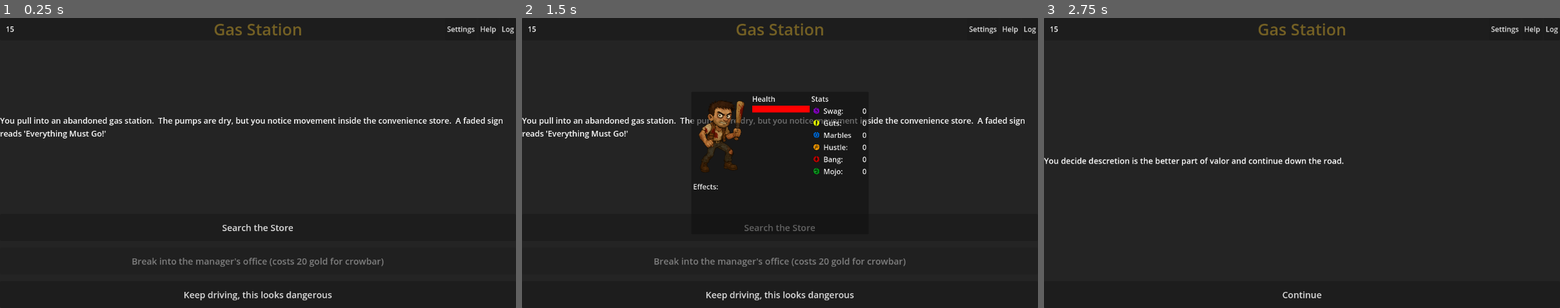
Above: before the commit, frames 1-3 (left to right).
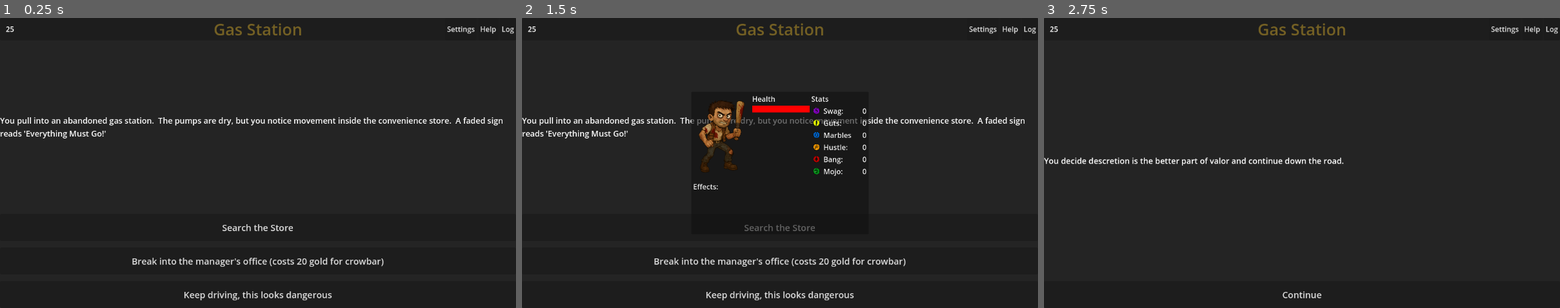
Above: after the commit, the same moments.

Repository: NastyDrac/grind
Game: Godot game, scene res://Scenes/run_manager.tscn
Two runs of this game, one before a commit and one after it. Both use one fixed random seed, a clock stepped at 60 frames per second and the inputs below. The project has no main scene, so this scene is started directly. The engine's default icon, where the game draws it, is replaced by a stand-in: a white triangle on a blue panel in a dark square.
Inputs:
- Up to frame 1 (0.25 s): no input
- Up to frame 2 (1.5 s): click "Log" at 0.5 s; click "Search the Store" at 1.25 s
- Up to frame 3 (2.75 s): click "Keep driving, this looks dang…" at 2 s

The runs differ from the first frame. In frame 1, 0.5% of the frame differs, in the area x 1-75%, y 2-86%; in frame 2, 0.5%; in frame 3, less than 0.1%.

Commit message:
game loop
core game loop established.  Win conditions created.  Removed a bunch of useless art assets

Diff:
--- a/Cards/brick_toss.tres
+++ b/Cards/brick_toss.tres
@@ -7,7 +7,7 @@
 
 [sub_resource type="Resource" id="Resource_xhgn2"]
 script = ExtResource("2_8fbks")
-formula = "3"
+formula = "1+hustle"
 metadata/_custom_type_script = "uid://cgrxhw8vqenhu"
 
 [sub_resource type="Resource" id="Resource_0105s"]
--- a/Characters/regalur_guy.tres
+++ b/Characters/regalur_guy.tres
@@ -95,6 +95,5 @@
 character_image = ExtResource("1_8k2ij")
 max_health = SubResource("Resource_sjutl")
 stats = Array[ExtResource("1_8ety0")]([SubResource("Resource_8ety0"), SubResource("Resource_82thg"), SubResource("Resource_ml0kd"), SubResource("Resource_o2qd2"), SubResource("Resource_8k2ij"), SubResource("Resource_dvkhi")])
-gold = 15
 special_effects = Array[ExtResource("4_rw86x")]([SubResource("Resource_x6t1t")])
 metadata/_custom_type_script = "uid://dpayg0f6j5y2n"
--- /dev/null
+++ b/Enemies/bloater.tres
@@ -0,0 +1,19 @@
+[gd_resource type="Resource" script_class="EnemyData" load_steps=6 format=3 uid="uid://2omyroag2mcs"]
+
+[ext_resource type="Script" uid="uid://b1ogi3xh5xakp" path="res://Scripts/condition.gd" id="1_ta775"]
+[ext_resource type="Script" uid="uid://tnxg66jw03v3" path="res://Scripts/enemy_data.gd" id="1_xh5ad"]
+[ext_resource type="Script" uid="uid://bgw241a265wyo" path="res://Scripts/bloated.gd" id="2_humab"]
+[ext_resource type="Texture2D" uid="uid://4hxb8t3bka1x" path="res://Art/bloater.png" id="4_humab"]
+
+[sub_resource type="Resource" id="Resource_pheru"]
+script = ExtResource("2_humab")
+stacks = 5
+metadata/_custom_type_script = "uid://bgw241a265wyo"
+
+[resource]
+script = ExtResource("1_xh5ad")
+enemy_name = "Bloater"
+texture = ExtResource("4_humab")
+max_health = 15
+conditions = Array[ExtResource("1_ta775")]([SubResource("Resource_pheru")])
+metadata/_custom_type_script = "uid://tnxg66jw03v3"
--- a/Enemies/crawler.tres
+++ b/Enemies/crawler.tres
@@ -1,7 +1,7 @@
 [gd_resource type="Resource" script_class="EnemyData" load_steps=3 format=3 uid="uid://bfr5bliq5oiih"]
 
 [ext_resource type="Script" uid="uid://tnxg66jw03v3" path="res://Scripts/enemy_data.gd" id="1_8vfdf"]
-[ext_resource type="Texture2D" uid="uid://c50c16qnyv3tl" path="res://Art/png/male/Walk (1).png" id="2_2orq7"]
+[ext_resource type="Texture2D" uid="uid://c50c16qnyv3tl" path="res://Art/Walk (1).png" id="2_2orq7"]
 
 [resource]
 script = ExtResource("1_8vfdf")
--- a/Scenes/run_manager.tscn
+++ b/Scenes/run_manager.tscn
@@ -17,6 +17,8 @@
 [ext_resource type="Resource" uid="uid://ctuj8hs6x6q5q" path="res://events/gas_station.tres" id="11_rqa6y"]
 [ext_resource type="PackedScene" uid="uid://dc08wv3l8mie2" path="res://Scenes/character_sheet.tscn" id="12_4nan2"]
 [ext_resource type="Resource" uid="uid://byxygfcotqt5s" path="res://Enemies/runner.tres" id="15_dic3b"]
+[ext_resource type="Resource" uid="uid://2omyroag2mcs" path="res://Enemies/bloater.tres" id="16_tvxjp"]
+[ext_resource type="Script" uid="uid://dbrkkfbjmvvar" path="res://Scripts/defeat_x_enemies.gd" id="17_boem8"]
 
 [sub_resource type="Resource" id="Resource_obnx0"]
 script = ExtResource("4_6jyer")
@@ -42,10 +44,15 @@
 actions = Array[ExtResource("3_xomdp")]([SubResource("Resource_fqwpn")])
 metadata/_custom_type_script = "uid://0gsjrx47no8b"
 
+[sub_resource type="Resource" id="Resource_hl081"]
+script = ExtResource("17_boem8")
+metadata/_custom_type_script = "uid://dbrkkfbjmvvar"
+
 [node name="RunManager" type="Node2D"]
 script = ExtResource("1_u1n32")
 deck = Array[ExtResource("2_0y178")]([ExtResource("3_obnx0"), ExtResource("4_rqa6y"), ExtResource("5_fqwpn"), ExtResource("6_df7m0"), ExtResource("7_0c4k1"), SubResource("Resource_4nan2")])
 character = ExtResource("7_712fo")
 character_sheet_scene = ExtResource("12_4nan2")
-horde = Array[ExtResource("8_obnx0")]([ExtResource("8_qhjl3"), ExtResource("8_qhjl3"), ExtResource("8_qhjl3"), ExtResource("15_dic3b"), ExtResource("15_dic3b")])
+horde = Array[ExtResource("8_obnx0")]([ExtResource("8_qhjl3"), ExtResource("15_dic3b"), ExtResource("16_tvxjp")])
+win_condition = SubResource("Resource_hl081")
 available_events = Array[ExtResource("10_obnx0")]([ExtResource("11_rqa6y")])
--- /dev/null
+++ b/Scripts/bloated.gd
@@ -0,0 +1,38 @@
+extends Condition
+class_name Bloated
+
+func apply_condition(who : Enemy, condition : Condition):
+	enemy = who
+
+	# Check if enemy already has this type of condition
+	var existing_bloated = _get_existing_bloated(who)
+
+	if existing_bloated == null:
+		# Enemy doesn't have bloated yet, add new instance
+		var new_bloated = self.duplicate(true)
+		new_bloated.enemy = who
+		new_bloated.stacks = condition.stacks
+		who.condition.append(new_bloated)
+
+		# Connect to enemy_dies signal for this new instance
+		Global.enemy_dies.connect(new_bloated.on_enemy_dies)
+	else:
+		# Enemy already has bloated, add stacks
+		existing_bloated.stacks += condition.stacks
+
+func _get_existing_bloated(who: Enemy) -> Bloated:
+	for each_condition in who.condition:
+		if each_condition is Bloated:
+			return each_condition
+	return null
+
+func on_enemy_dies(dying_enemy: Enemy):
+	# Check if this is the enemy with the bloated condition
+	if dying_enemy == enemy:
+		# Check if the enemy is at range 1
+		if dying_enemy.current_range == 1:
+			# Deal damage to the player based on stacks
+			Global.enemy_attacks_player.emit(dying_enemy, stacks)
+
+		# Disconnect the signal since the enemy is dead
+		Global.enemy_dies.disconnect(on_enemy_dies)
--- a/Scripts/character.gd
+++ b/Scripts/character.gd
@@ -87,7 +87,6 @@
 
 func set_health_bar():
 	if health_bar:
-		print(str(health) + "/" + str(character_data.max_health.calculate(self)))
 		health_bar.max_value = character_data.max_health.calculate(self)
 		health_bar.value = max(0, health)
 
--- a/Scripts/character_data.gd
+++ b/Scripts/character_data.gd
@@ -6,5 +6,5 @@
 @export var max_health : ValueCalculator
 var current_health : int
 @export var stats : Array[Stat]
-@export var gold : int = 10
+@export var gold : int = 25
 @export var special_effects : Array[Condition] = []
--- /dev/null
+++ b/Scripts/defeat_all_enemies.gd
@@ -0,0 +1,40 @@
+extends WinCondition
+class_name DefeatAllEnemies
+
+## Win by defeating all enemies in a specific list
+## No new enemies spawn - you must defeat the predetermined wave
+
+@export var enemy_wave: Array[EnemyData] = []  # Specific enemies to spawn
+@export var spawn_range: int = 5
+
+var total_enemies: int = 0
+var enemies_defeated: int = 0
+
+func _setup() -> void:
+	# Spawn all enemies from the wave
+	total_enemies = enemy_wave.size()
+
+	if run_manager and run_manager.range_manager:
+		for enemy_data in enemy_wave:
+			run_manager.range_manager.spawn_enemy(enemy_data, spawn_range)
+
+	# Connect to enemy death signal
+	Global.enemy_dies.connect(_on_enemy_died)
+
+func _on_enemy_died(enemy: Enemy) -> void:
+	enemies_defeated += 1
+
+	# Check if all enemies are defeated
+	if check_win_condition():
+		run_manager.on_combat_won()
+
+func check_win_condition() -> bool:
+	# Win when all enemies are defeated
+	return enemies_defeated >= total_enemies and total_enemies > 0
+
+func get_progress_text() -> String:
+	return "Enemies Remaining: %d/%d" % [total_enemies - enemies_defeated, total_enemies]
+
+func cleanup() -> void:
+	if Global.enemy_dies.is_connected(_on_enemy_died):
+		Global.enemy_dies.disconnect(_on_enemy_died)
--- /dev/null
+++ b/Scripts/defeat_x_enemies.gd
@@ -0,0 +1,31 @@
+extends WinCondition
+class_name DefeatXEnemies
+
+## Win by defeating X enemies
+## Enemies spawn when player plays cards (via card_cost system)
+## This win condition only tracks kills - it doesn't spawn enemies
+
+@export var enemies_to_defeat: int = 10
+
+var enemies_defeated: int = 0
+
+func _setup() -> void:
+	# Connect to enemy death signal
+	Global.enemy_dies.connect(_on_enemy_died)
+
+func _on_enemy_died(enemy: Enemy) -> void:
+	enemies_defeated += 1
+
+	# Check if we've won
+	if check_win_condition():
+		run_manager.on_combat_won()
+
+func check_win_condition() -> bool:
+	return enemies_defeated >= enemies_to_defeat
+
+func get_progress_text() -> String:
+	return "Enemies Defeated: %d/%d" % [enemies_defeated, enemies_to_defeat]
+
+func cleanup() -> void:
+	if Global.enemy_dies.is_connected(_on_enemy_died):
+		Global.enemy_dies.disconnect(_on_enemy_died)
--- a/Scripts/enemy.gd
+++ b/Scripts/enemy.gd
@@ -10,7 +10,7 @@
 var movement_speed : float = 10.0
 var selectable : bool = false
 var is_targeted : bool = false
-
+var conditions : Array[Condition] = []
 
 signal enemy_attack_player(enemy : Enemy, damage : int)
 signal enemy_moved(enemy : Enemy, old_range : int, new_range : int)
@@ -46,6 +46,9 @@
 	sprite.texture = data.texture
 	resize_collision_shape()
 	set_health_bar()
+	if data.conditions and data.conditions.size() > 0:
+		for condition in data.conditions:
+			condition.apply_condition(self, condition)
 
 func take_damgage(amount : int):
 	current_health -= amount
@@ -70,7 +73,8 @@
 
 	# Otherwise, move closer
 	var old_range = current_range
-	current_range = max(0, current_range - data.move_speed)
+	# FIX: Changed max(0, ...) to max(1, ...) to prevent enemies from reaching range 0
+	current_range = max(1, current_range - data.move_speed)
 
 	# Get new target position from range manager
 	if range_manager:
--- a/Scripts/enemy_data.gd
+++ b/Scripts/enemy_data.gd
@@ -8,3 +8,4 @@
 @export var damage : int = 1
 @export var move_speed : int = 1
 @export var attack_range : int = 1
+@export var conditions : Array[Condition] = []
--- a/Scripts/event.gd
+++ b/Scripts/event.gd
@@ -102,11 +102,13 @@
 		return
 
 	# Apply gold changes
+	print(run_manager.character.gold)
 	if option.gold_cost > 0:
-		run_manager.gold -= option.gold_cost
+		run_manager.character.gold -= option.gold_cost
+		print(run_manager.character.gold)
 	if option.gold_reward > 0:
 		run_manager.character.gold += option.gold_reward
-
+	run_manager.ui_bar.set_gold()
 	# Apply health changes
 	if option.health_change != 0:
 		run_manager.character.current_health += option.health_change
@@ -114,9 +116,9 @@
 		run_manager.character.current_health = clamp(
 			run_manager.character.current_health,
 			0,
-			run_manager.character.max_health
+			run_manager.character.max_health.calculate(run_manager.player)
 		)
-
+	run_manager.ui_bar.hp_label
 	# Add cards to deck
 	for card in option.cards_to_add:
 		run_manager.deck.append(card)
--- a/Scripts/item_dropper.gd
+++ b/Scripts/item_dropper.gd
@@ -12,6 +12,8 @@
 		player = who
 
 		# Connect to enemy death signal when condition is applied
+		if Global.enemy_dies.is_connected(_on_enemy_death):
+			return
 		Global.enemy_dies.connect(_on_enemy_death)
 
 
--- a/Scripts/run_manager.gd
+++ b/Scripts/run_manager.gd
@@ -21,6 +21,10 @@
 @export var initial_enemy_count : int = 3
 @export var initial_spawn_range : int = 5
 @export var horde : Array[EnemyData]
+
+# Win condition system
+@export var win_condition: WinCondition  # Assign in inspector or set in code
+var current_win_condition: WinCondition = null
 
 # Event system
 @export var available_events: Array[EventData] = []  # Pool of events to choose from
@@ -81,7 +85,38 @@
 	create_card_handler()
 	ui_bar.set_health()
 
+	# Initialize win condition
+	setup_win_condition()
+
+func setup_win_condition():
+	"""Initialize the win condition for this combat"""
+	if win_condition:
+		# Create a fresh instance of the win condition
+		current_win_condition = win_condition.duplicate(true)
+		current_win_condition.initialize(self)
+
+		# Update UI if it has a method to show win condition
+		if ui_bar and ui_bar.has_method("set_win_condition"):
+			ui_bar.set_win_condition(current_win_condition)
+	else:
+		push_warning("No win condition set! Combat will not have a win condition.")
+
 func spawn_initial_enemies():
+	"""
+	Only spawn initial enemies if the win condition doesn't handle spawning itself.
+	For example, DefeatAllEnemies spawns its own wave.
+	"""
+	# Check if win condition handles its own spawning
+	if current_win_condition is DefeatAllEnemies:
+		# DefeatAllEnemies spawns its own wave, skip initial spawn
+		return
+
+	if current_win_condition is SurviveXTurns:
+		# SurviveXTurns spawns enemies each turn, but we might want some initial enemies
+		# You can customize this behavior
+		pass
+
+	# Default: spawn initial enemies from pool
 	if range_manager.enemy_pool.is_empty():
 		push_warning("No enemies in enemy_pool - cannot spawn initial enemies")
 		return
@@ -122,7 +157,8 @@
 	ui.run_manager = self
 	add_child(ui)
 	ui_bar = ui
-
+	ui.set_gold()
+	ui.set_health()
 # ===== CHARACTER SHEET METHODS =====
 
 func show_base_character_sheet():
@@ -203,6 +239,11 @@
 
 # Called when combat is won
 func on_combat_won():
+	# Clean up win condition
+	if current_win_condition:
+		current_win_condition.cleanup()
+		current_win_condition = null
+
 	# Clean up combat
 	if range_manager:
 		range_manager.queue_free()
@@ -219,6 +260,11 @@
 
 # Called when player dies
 func on_player_death():
+	# Clean up win condition
+	if current_win_condition:
+		current_win_condition.cleanup()
+		current_win_condition = null
+
 	# Handle game over
 	print("Game Over!")
 	# You'll want to show a game over screen here
--- /dev/null
+++ b/Scripts/survive_x_turns.gd
@@ -0,0 +1,31 @@
+extends WinCondition
+class_name SurviveXTurns
+
+## Win by surviving X turns (time passes)
+## Enemies spawn when player plays cards (via card_cost system)
+## This win condition only tracks turns - it doesn't spawn enemies
+
+@export var turns_to_survive: int = 10
+
+var turns_survived: int = 0
+
+func _setup() -> void:
+	# Connect to time_passed signal
+	Global.time_passed.connect(_on_time_passed)
+
+func _on_time_passed() -> void:
+	turns_survived += 1
+
+	# Check if we've survived long enough
+	if check_win_condition():
+		run_manager.on_combat_won()
+
+func check_win_condition() -> bool:
+	return turns_survived >= turns_to_survive
+
+func get_progress_text() -> String:
+	return "Turns Survived: %d/%d" % [turns_survived, turns_to_survive]
+
+func cleanup() -> void:
+	if Global.time_passed.is_connected(_on_time_passed):
+		Global.time_passed.disconnect(_on_time_passed)
--- a/Scripts/ui_bar.gd
+++ b/Scripts/ui_bar.gd
@@ -7,10 +7,6 @@
 
 # Track if character sheet is open
 var is_character_sheet_open : bool = false
-
-func _ready() -> void:
-	set_gold()
-	set_health()
 
 func set_health():
 	if run_manager and run_manager.player:
--- /dev/null
+++ b/Scripts/win_condition.gd
@@ -0,0 +1,32 @@
+extends Resource
+class_name WinCondition
+
+## Base class for win conditions
+## Override check_win_condition() in subclasses to implement specific win logic
+
+# Reference to the run_manager
+var run_manager: RunManager
+
+# Called when combat starts - use this to set up tracking
+func initialize(manager: RunManager) -> void:
+	run_manager = manager
+	_setup()
+
+# Override this in subclasses to set up signals, counters, etc.
+func _setup() -> void:
+	pass
+
+# Override this in subclasses to check if the win condition is met
+# Return true if player has won
+func check_win_condition() -> bool:
+	push_error("check_win_condition() must be implemented in subclass")
+	return false
+
+# Get a description of the current progress (for UI display)
+# Example: "Enemies Defeated: 5/10"
+func get_progress_text() -> String:
+	return ""
+
+# Cleanup when combat ends
+func cleanup() -> void:
+	pass
--- a/events/gas_station.tres
+++ b/events/gas_station.tres
@@ -1,9 +1,10 @@
-[gd_resource type="Resource" script_class="EventData" load_steps=8 format=3 uid="uid://ctuj8hs6x6q5q"]
+[gd_resource type="Resource" script_class="EventData" load_steps=9 format=3 uid="uid://ctuj8hs6x6q5q"]
 
 [ext_resource type="Script" uid="uid://ccujthovl5rv7" path="res://Scripts/event_option.gd" id="1_vqff0"]
 [ext_resource type="Script" uid="uid://0gsjrx47no8b" path="res://Scripts/card_data.gd" id="2_1t0n1"]
 [ext_resource type="Script" uid="uid://c8bk1dof3250" path="res://Scripts/event_data.gd" id="2_gy4n4"]
 [ext_resource type="Script" uid="uid://tnxg66jw03v3" path="res://Scripts/enemy_data.gd" id="3_v4l5l"]
+[ext_resource type="Resource" uid="uid://c1ov23ykjr6tk" path="res://Cards/brick_toss.tres" id="4_v4l5l"]
 
 [sub_resource type="Resource" id="Resource_lmp17"]
 script = ExtResource("1_vqff0")
@@ -16,8 +17,8 @@
 script = ExtResource("1_vqff0")
 option_text = "Break into the manager's office (costs 20 gold for crowbar)"
 result_text = "You pry open the door inside you find a safe with emergency cash and a first aid kit!"
-gold_reward = 100
 health_change = 10
+cards_to_add = Array[ExtResource("2_1t0n1")]([ExtResource("4_v4l5l")])
 gold_cost = 20
 metadata/_custom_type_script = "uid://ccujthovl5rv7"
 
Renamed: Art/png/male/Walk (1).png -> Art/Walk (1).png
Not shown, added: Art/Walk (1).png.import
Binary file added: Art/bloater.png
Not shown, added: Art/bloater.png.import
Binary file removed: Art/png/female/Attack (1).png
Not shown, removed: Art/png/female/Attack (1).png.import
Binary file removed: Art/png/female/Attack (2).png
Not shown, removed: Art/png/female/Attack (2).png.import
Binary file removed: Art/png/female/Attack (3).png
Not shown, removed: Art/png/female/Attack (3).png.import
Binary file removed: Art/png/female/Attack (4).png
Not shown, removed: Art/png/female/Attack (4).png.import
(and 177 more such lines)
